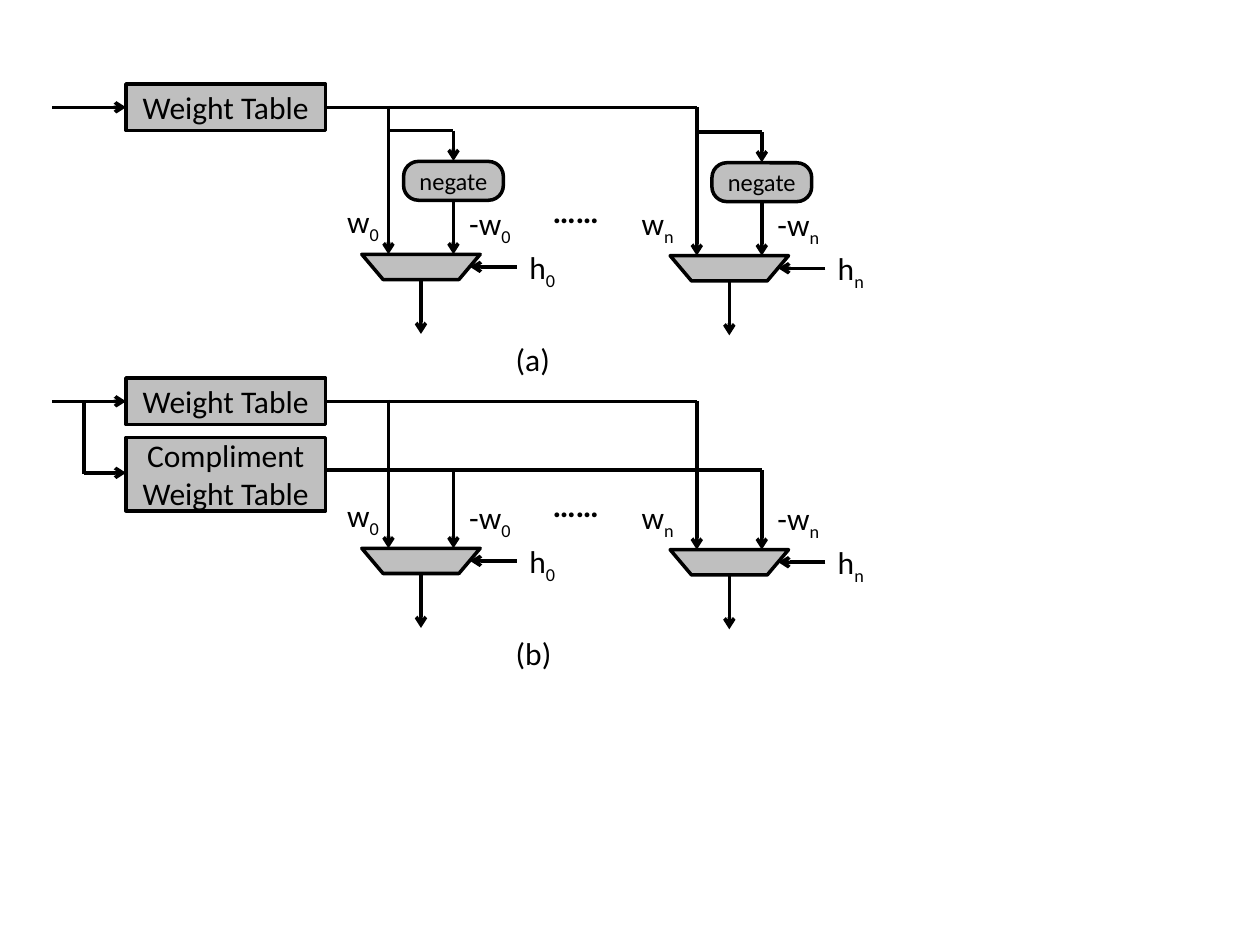
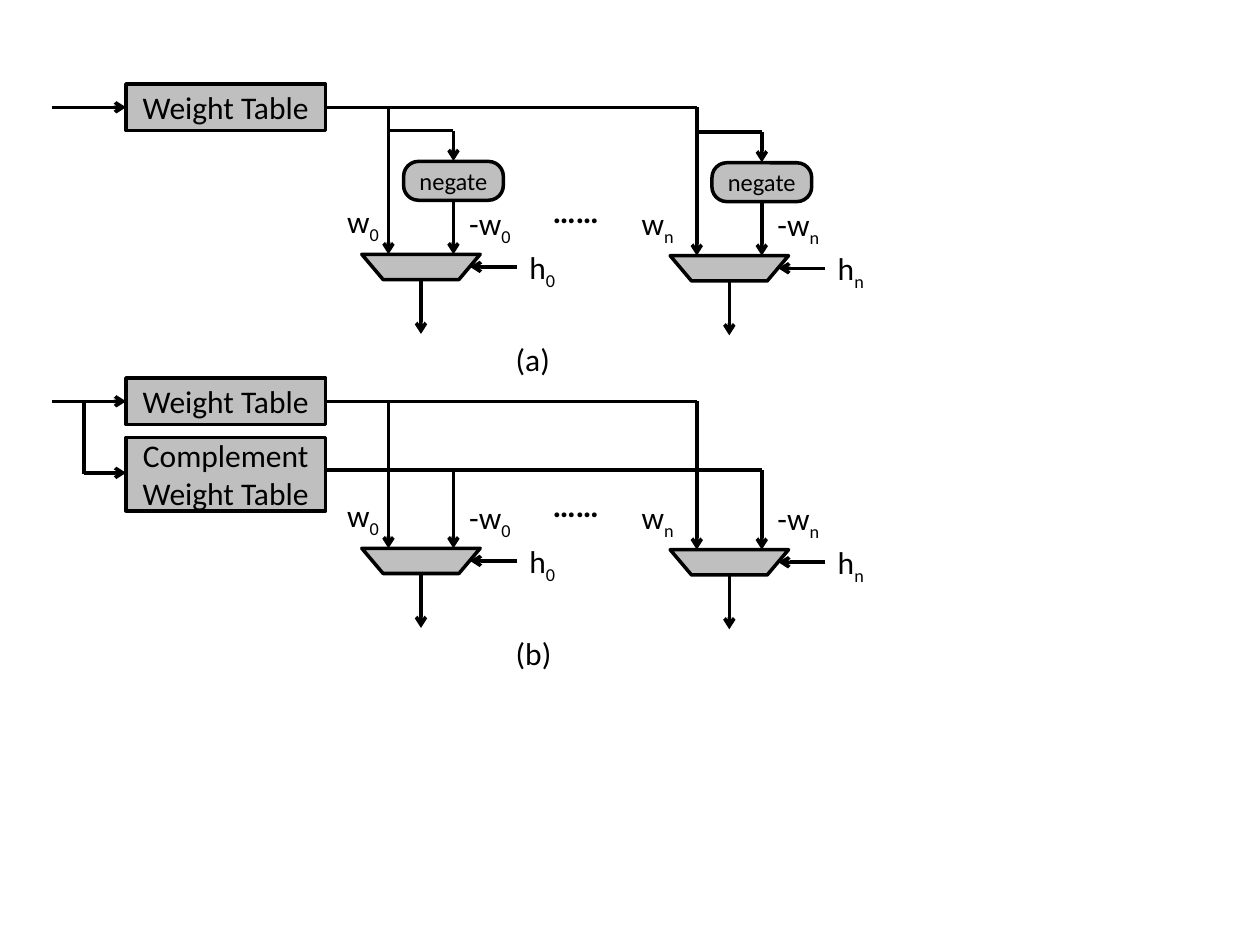
Before and after one commit to peterwudi/ReConfig14, a slide deck: slide 1 of Figures/perceptronMult.pptx. Drawn at 1260x945 pixels with LibreOffice and Linux fonts; fonts in the diff are those of the drawing. Boxes give left, top, right and bottom in pixels: in the first picture for what was removed or moved away, otherwise in the second. Text is boxed around its words. In the diff, an @@ line names an element or a change of style, - is before the commit and + after.

```diff
--- a/Figures/perceptronMult.pptx
+++ b/Figures/perceptronMult.pptx
@@ text in rectangle at box(143, 445, 308, 513): text changed @@
-Compliment Weight Table
+Complement Weight Table
```
Also in this commit, not shown: 11 other files.
